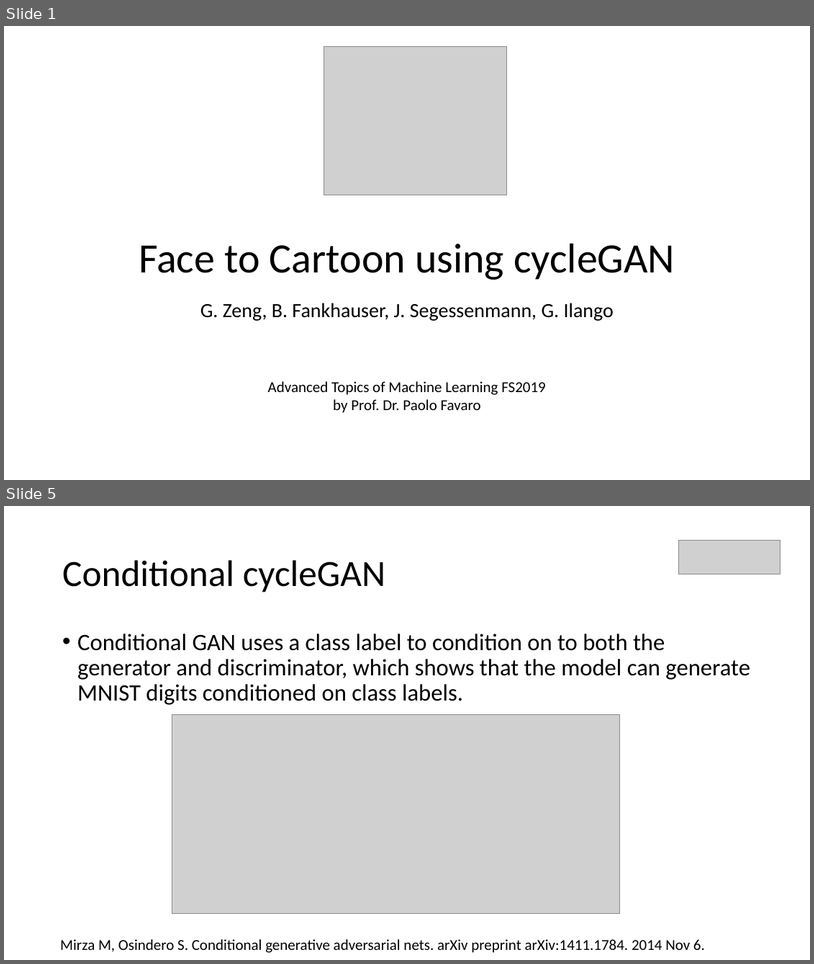
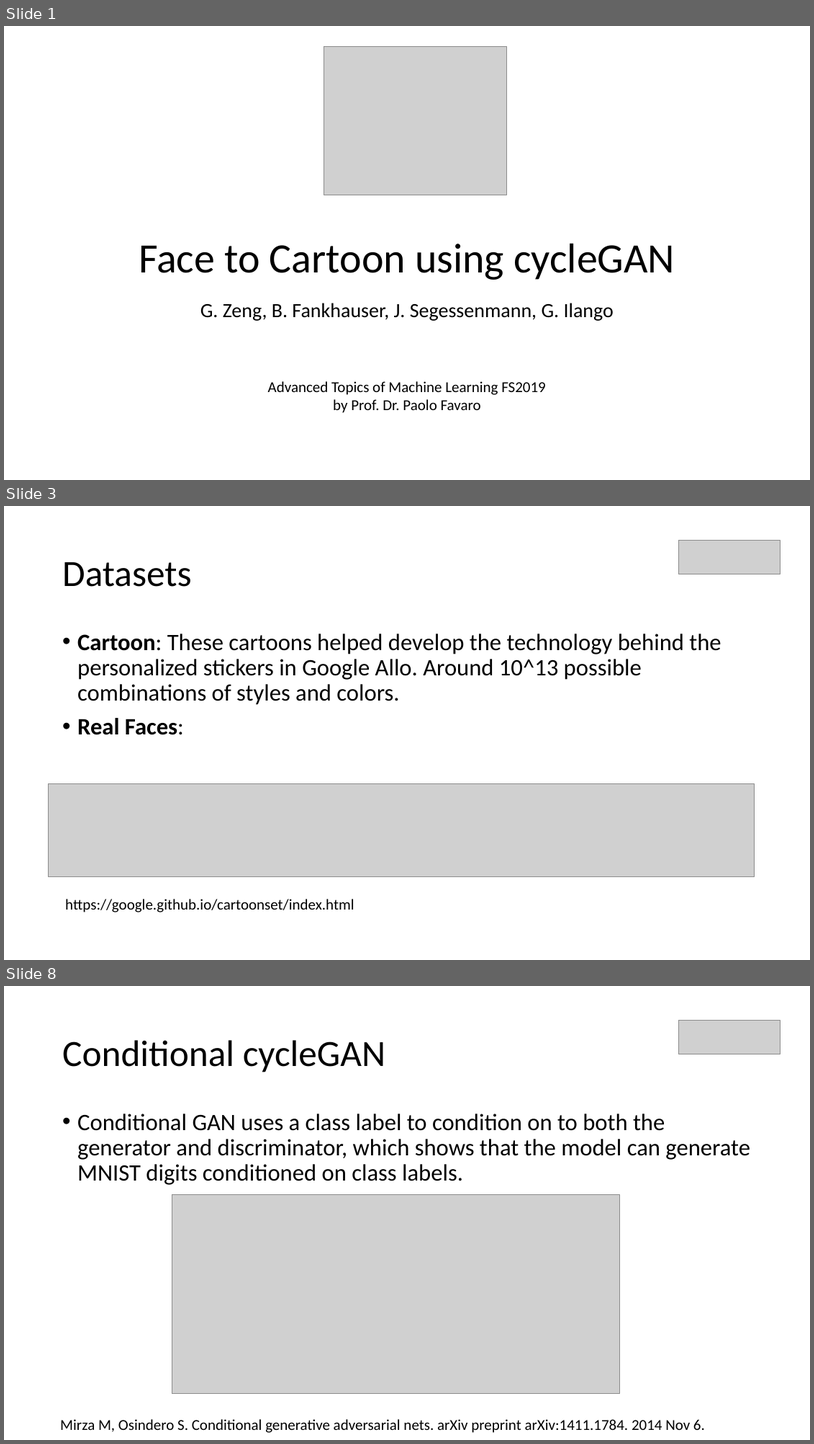
Before and after one commit to fs2019-atml/face-to-cartoon, a slide deck: Presentation_FaceToCartoon.pptx. Shown one above the other, each under a label of ours: slides 1 and 5 before the commit, slides 1, 3 and 8 after it; the slides between them are not shown. The pictures are 814x964 and 814x1444 pixels, drawn with LibreOffice and Linux fonts; fonts in the diff are those of the drawing; grey boxes stand for pictures. Boxes give left, top, right and bottom in pixels: in the first picture for what was removed or moved away, otherwise in the second. Text is boxed around its words. In the diff, an @@ line names an element or a change of style, - is before the commit and + after.

```diff
--- a/Presentation_FaceToCartoon.pptx
+++ b/Presentation_FaceToCartoon.pptx
@@ slide 3 added at [4, 506, 810, 960], background #FFFFFF @@
@@ picture added at [679, 541, 781, 574] @@
@@ title added at [62, 562, 191, 587], 44 pt, text #000000 @@
+Datasets
@@ text added at [77, 633, 721, 735], 28 pt, text #000000 @@
+• Cartoon: These cartoons helped develop the technology behind the personalized stickers in Google Allo. Around 10^13 possible combinations of styles and colors.
+• Real Faces:
@@ picture added at [48, 784, 756, 876] @@
@@ text added at [65, 898, 354, 912], 18 pt, text #000000 @@
+https://google.github.io/cartoonset/index.html
@@ what was slide 5 is now slide 8 @@
```
Also in this commit, not shown: 4 slides changed, 3 other slides added, 1 slide removed.
